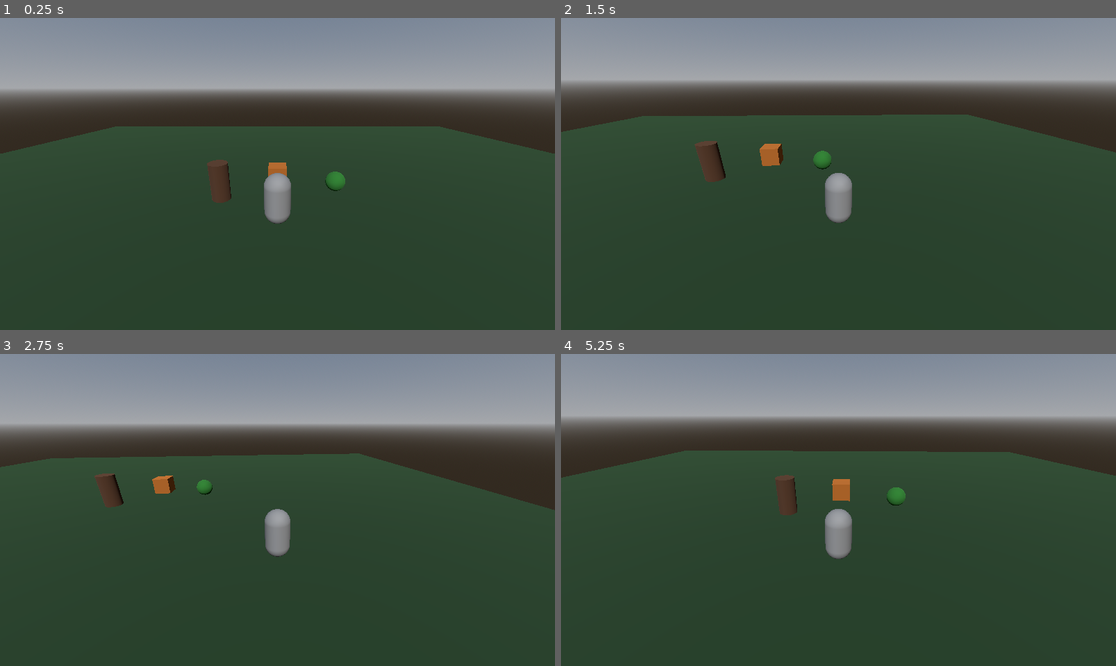
Above: before the commit, frames 1-4 (two rows, left to right).
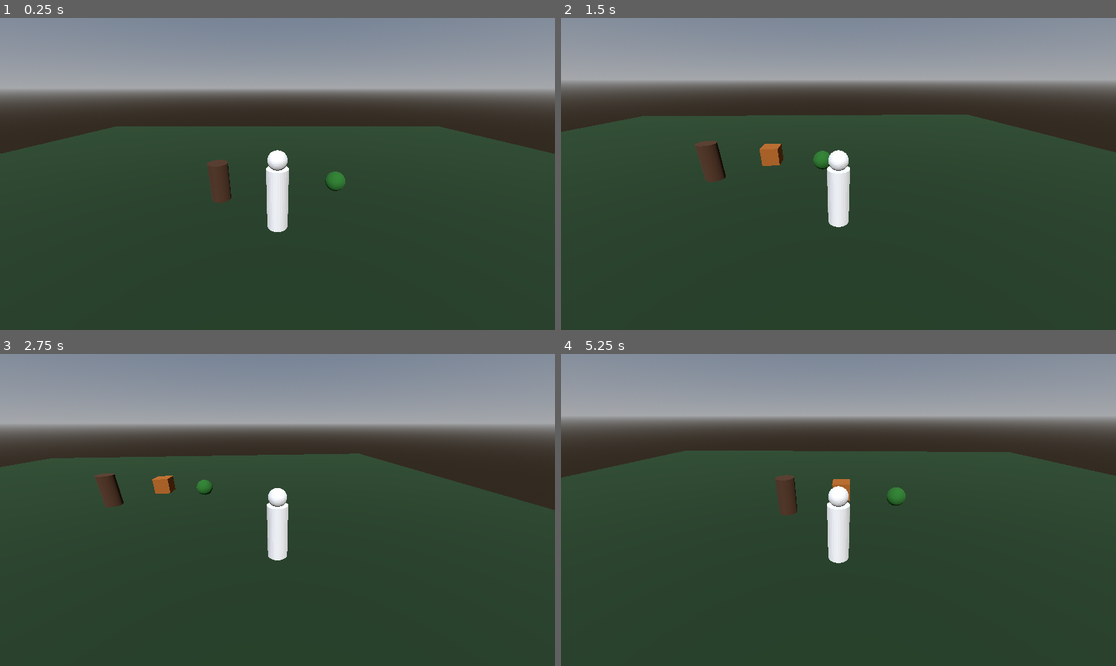
Above: after the commit, the same moments.

Repository: PaOwiad/SilentFlora
Game: Godot game, scene res://flüsterhain_scene.tscn
Same seed, same stepped clock (60 frames per second), same inputs: the game is played once before the commit and once after it.
Inputs:
- Up to frame 1 (0.25 s): no input
- Up to frame 2 (1.5 s): tap Enter (ui_accept) at 0.5, 0.77 s; hold Right (ui_right) 0.53-1.28 s; hold Down (ui_down) from 1.28 s (still down)
- Up to frame 3 (2.75 s): tap Enter (ui_accept) at 1.52 s; release Down (ui_down) at 2.03 s; hold Right (ui_right) from 2.03 s (still down)
- Up to frame 4 (5.25 s): release Right (ui_right) at 2.78 s; hold Up (ui_up) 2.78-3.53 s; tap Enter (ui_accept) at 3.02, 3.77, 4.52 s; hold Left (ui_left) 3.53-5.03 s; hold Down (ui_down) from 5.03 s (still down)

The runs differ from the first frame. In frame 1, 1.1% of the frame differs, in the area x 47-53%, y 42-69%; in frame 2, 1.0%; in frame 3, 0.9%; in frame 4, 1.0%.

Commit message:
Erste eigene Spielfigur aus Blender importiert

Diff:
--- a/flüsterhain_scene.tscn
+++ b/flüsterhain_scene.tscn
@@ -2,12 +2,11 @@
 
 [ext_resource type="Script" uid="uid://bbw2tr77npxmk" path="res://player.gd" id="1_xmjwg"]
 [ext_resource type="Script" uid="uid://cc3pciv5icryf" path="res://plant.gd" id="2_ddv0k"]
+[ext_resource type="PackedScene" uid="uid://bl57or6taaobg" path="res://player_figure.glb" id="2_xvbrs"]
 [ext_resource type="Script" uid="uid://rlisg4twlwnn" path="res://tree.gd" id="3_cw7a8"]
 [ext_resource type="Script" uid="uid://dbd78lby23qlu" path="res://decision.gd" id="4_qpfqq"]
 [ext_resource type="Script" uid="uid://4vwtrw02wfsm" path="res://fox.gd" id="5_xx6p7"]
 [ext_resource type="AudioStream" uid="uid://ipuis3ss7y7p" path="res://170515__rolandasb__forest_ambient_01_loop.wav" id="6_xvbrs"]
-
-[sub_resource type="CapsuleMesh" id="CapsuleMesh_q7od0"]
 
 [sub_resource type="CapsuleShape3D" id="CapsuleShape3D_xmjwg"]
 
@@ -58,14 +57,13 @@
 transform = Transform3D(1, 0, 0, 0, 1, 0, 0, 0, 1, 0, 2, 0)
 script = ExtResource("1_xmjwg")
 
-[node name="MeshInstance3D" type="MeshInstance3D" parent="Player" unique_id=373402472]
-mesh = SubResource("CapsuleMesh_q7od0")
-
 [node name="CollisionShape3D" type="CollisionShape3D" parent="Player" unique_id=1166341842]
 shape = SubResource("CapsuleShape3D_xmjwg")
 
 [node name="Camera3D" type="Camera3D" parent="Player" unique_id=1986163734]
 transform = Transform3D(1, 0, 0, 0, 1, 0, 0, 0, 1, 0, 2, 5)
+
+[node name="player_figure" parent="Player" unique_id=178539933 instance=ExtResource("2_xvbrs")]
 
 [node name="Boden" type="StaticBody3D" parent="." unique_id=1331204617]
 
Binary file added: player_figure.glb
Not shown, added: player_figure.glb.import
